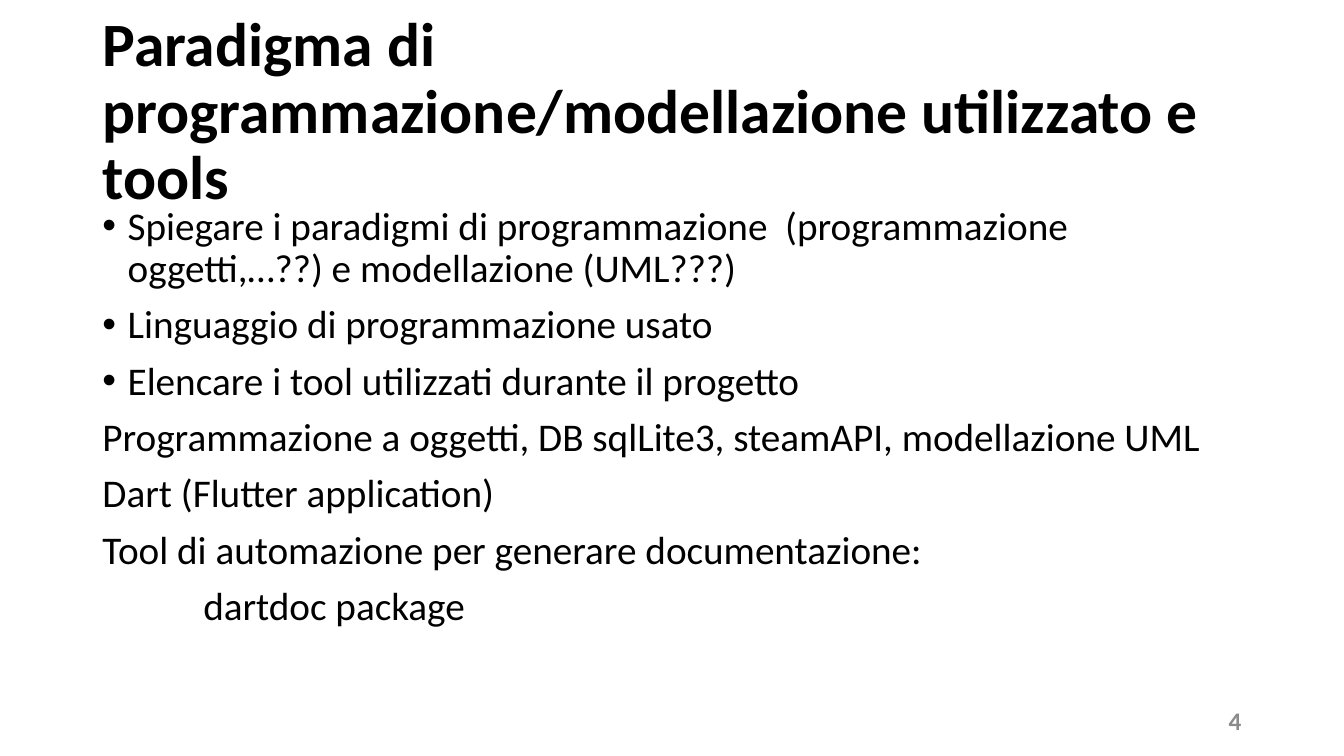
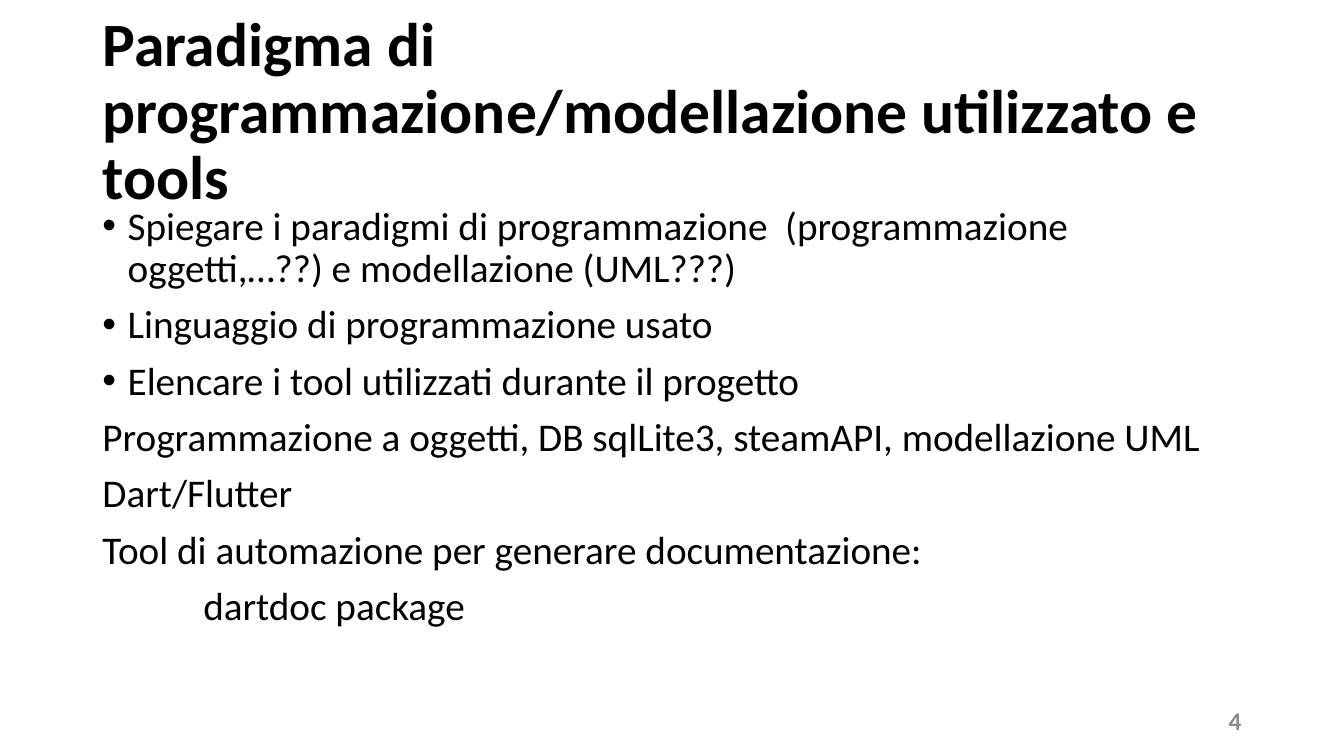
Before and after one commit to MatiasNegro/SteamDiscountAdviser, a slide deck: slide 4 of doc/presentation.pptx. Drawn at 1344x756 pixels with LibreOffice and Linux fonts; fonts in the diff are those of the drawing. Boxes give left, top, right and bottom in pixels: in the first picture for what was removed or moved away, otherwise in the second. Text is boxed around its words. In the diff, an @@ line names an element or a change of style, - is before the commit and + after.

Commit message:
Presentation fix

```diff
--- a/doc/presentation.pptx
+++ b/doc/presentation.pptx
@@ text at (102, 479, 292, 509): text changed @@
-Dart (Flutter application)
+Dart/Flutter
```
Also in this commit, not shown: 3 other slides changed.
